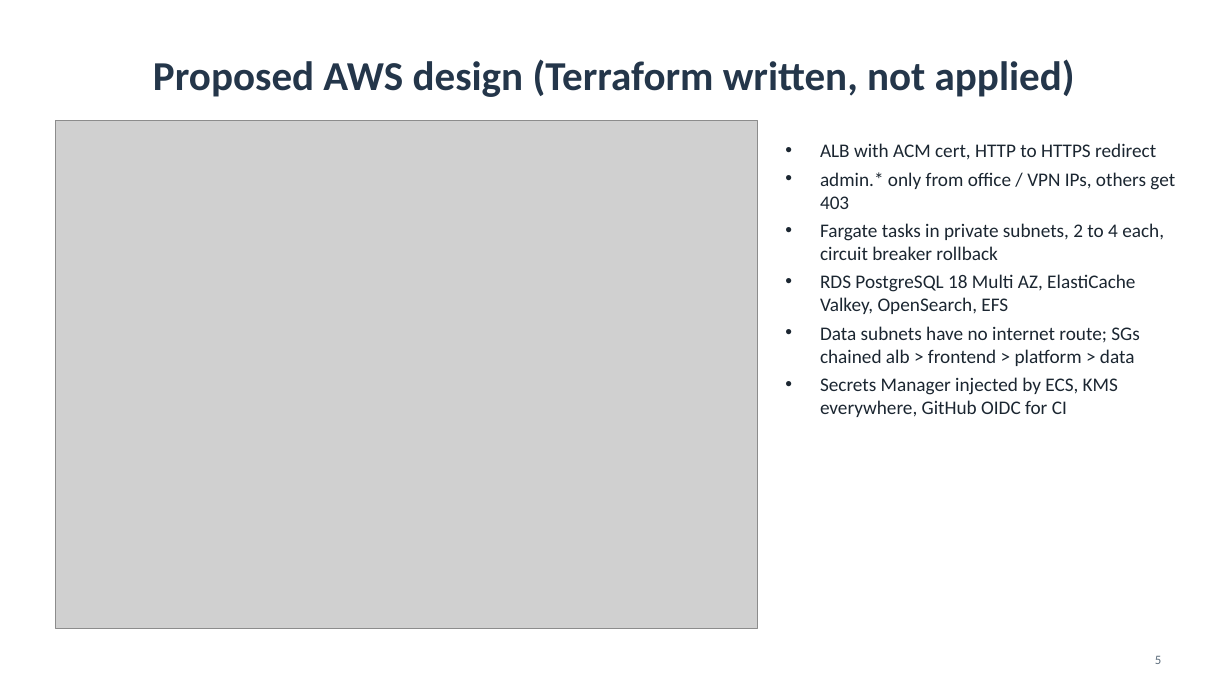
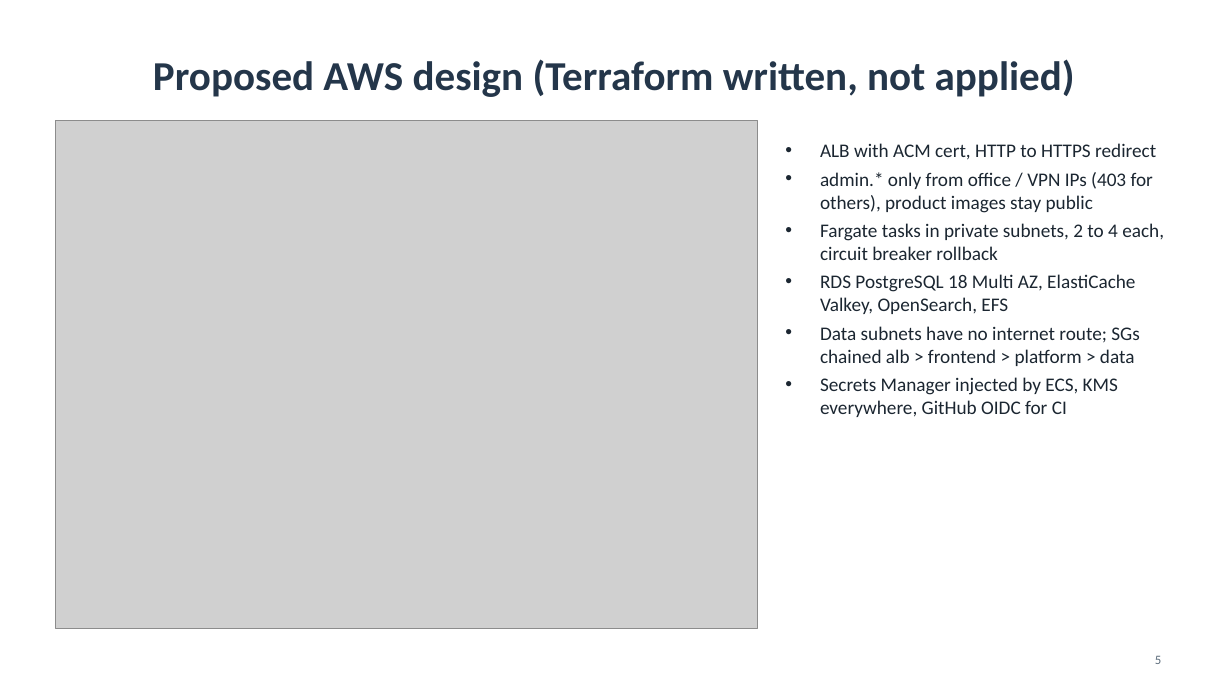
Before and after one commit to pandeyysatyam/virto-task, a slide deck: slide 5 of presentation/virto-commerce-devops.pptx. Drawn at 1232x693 pixels with LibreOffice and Linux fonts; fonts in the diff are those of the drawing; grey boxes stand for pictures. Boxes give left, top, right and bottom in pixels: in the first picture for what was removed or moved away, otherwise in the second. Text is boxed around its words. In the diff, an @@ line names an element or a change of style, - is before the commit and + after.

```diff
--- a/presentation/virto-commerce-devops.pptx
+++ b/presentation/virto-commerce-devops.pptx
@@ text at [820, 172, 1153, 213]: text changed @@
-• admin.* only from office / VPN IPs, others get 403
+• admin.* only from office / VPN IPs (403 for others), product images stay public
```
Also in this commit, not shown: 2 other slides changed, 11 other files.
